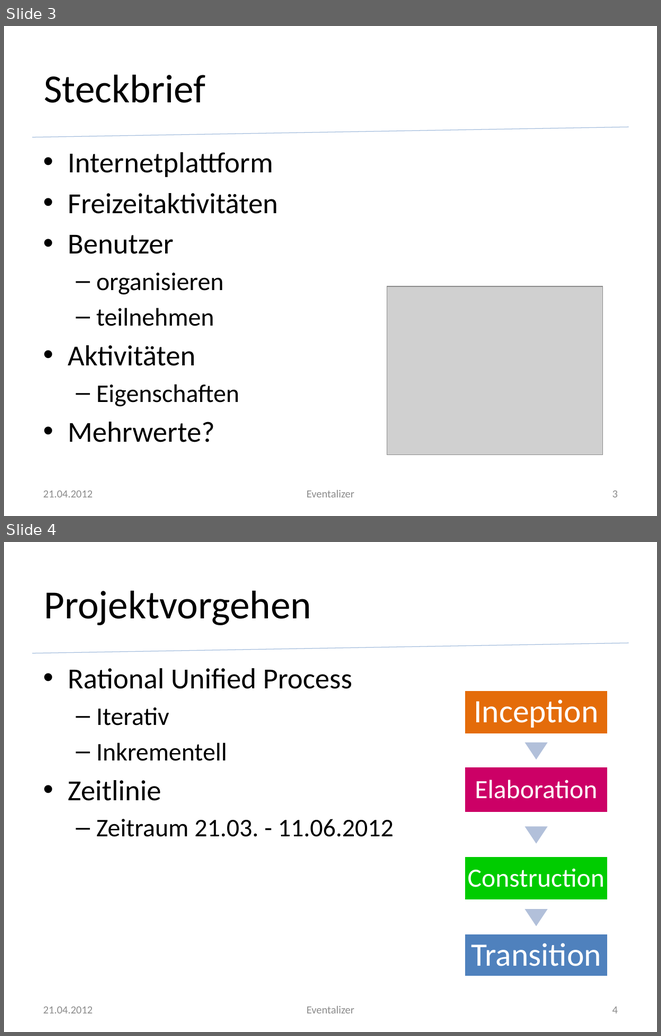
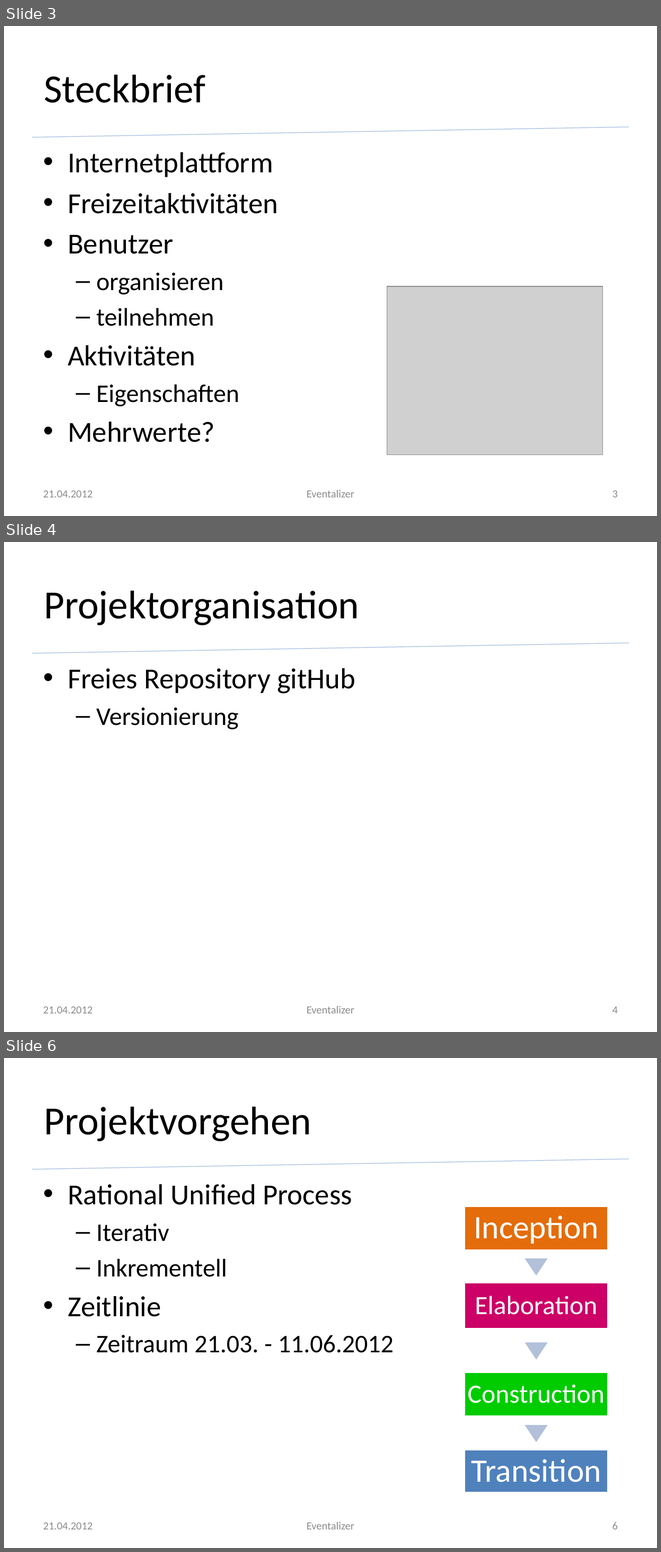
Before and after one commit to silkslostsoul/Eventalizer, a slide deck: Dokumente/Zwischenstand zum 2012 04 21.pptx. Shown one above the other, each under a label of ours: slides 3 and 4 before the commit, slides 3, 4 and 6 after it; the slides between them are not shown. The pictures are 661x1036 and 661x1552 pixels, drawn with LibreOffice and Linux fonts; fonts in the diff are those of the drawing; grey boxes stand for pictures; background and template pictures are left out. Boxes give left, top, right and bottom in pixels: in the first picture for what was removed or moved away, otherwise in the second. Text is boxed around its words. In the diff, an @@ line names an element or a change of style, - is before the commit and + after.

```diff
--- a/Dokumente/Zwischenstand zum 2012 04 21.pptx
+++ b/Dokumente/Zwischenstand zum 2012 04 21.pptx
@@ slide 4 added at bbox=[4, 542, 657, 1032], background #FFFFFF; not listed: 1 template element that a slide beside it also shows @@
@@ title added at bbox=[44, 590, 359, 625], 44 pt, text #000000 @@
+Projektorganisation
@@ text added at bbox=[68, 668, 355, 730], 32 pt, text #000000 @@
+• Freies Repository gitHub
+  – Versionierung
@@ text added at bbox=[43, 1006, 93, 1013], 12 pt, text #8C8C8C @@
+21.04.2012
@@ text added at bbox=[307, 1006, 354, 1013], 12 pt, text #8C8C8C @@
+Eventalizer
@@ page number added at bbox=[612, 1006, 618, 1013], 12 pt, text #8C8C8C @@
+4
@@ what was slide 4 is now slide 6 @@
@@ page number at bbox=[612, 1522, 618, 1529]: text changed @@
-4
+6
```
Also in this commit, not shown: 1 slide changed, 1 other slide added.
